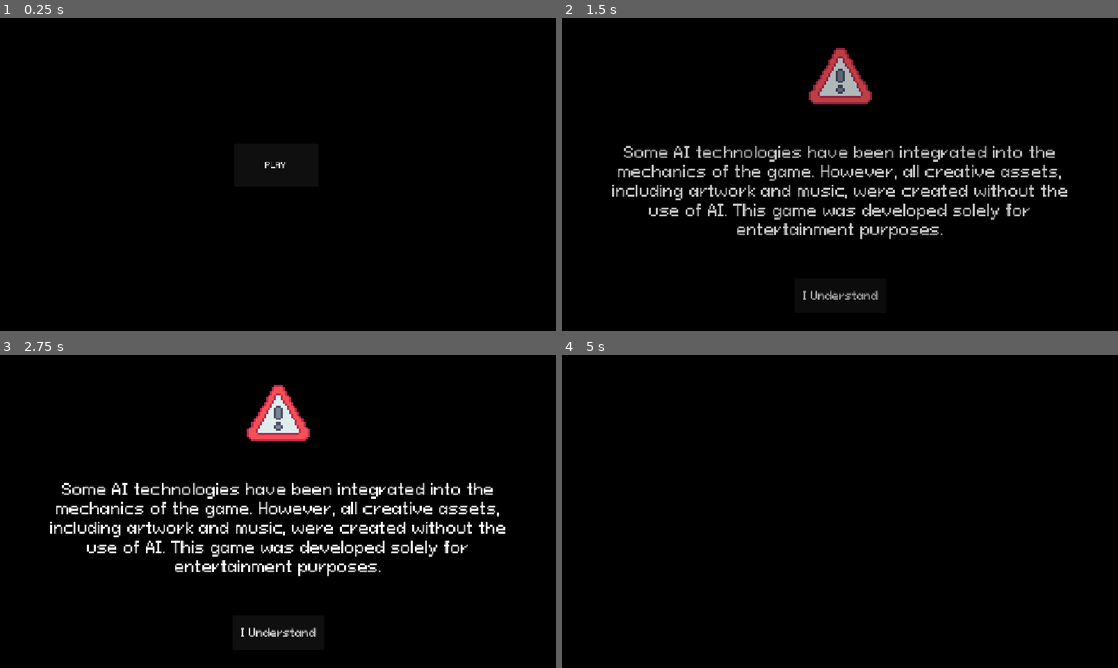
Above: before the commit, frames 1-4 (two rows, left to right).
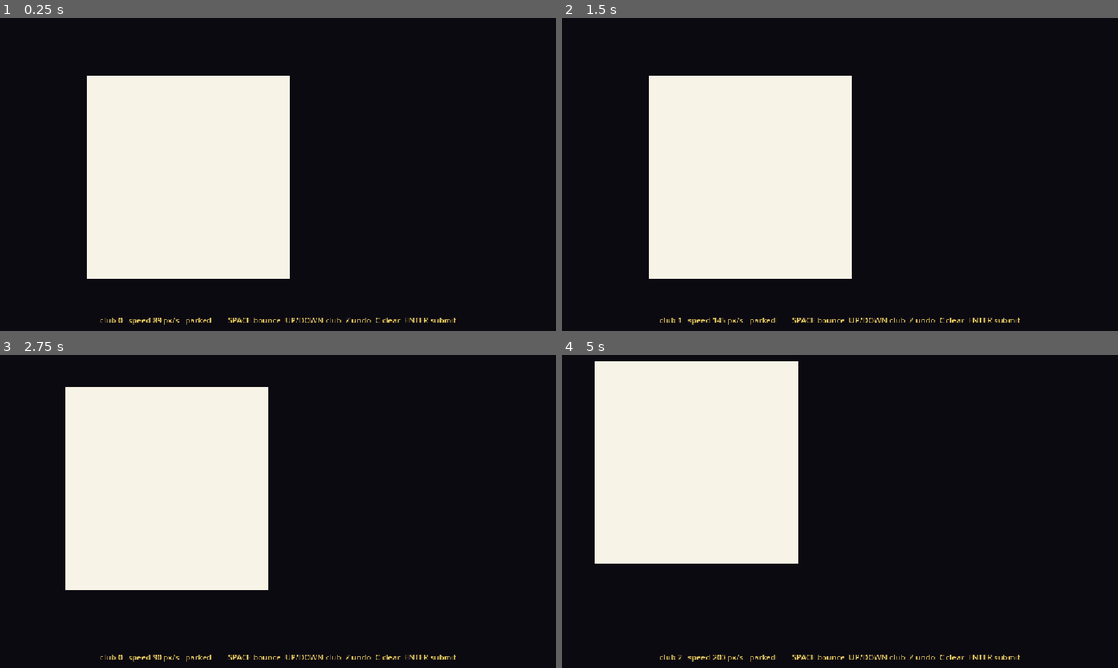
Above: after the commit, the same moments.

Repository: jyatch/bouncer-game
Game: Godot game, scene res://Scenes/paper_test.tscn
Same seed, same stepped clock (60 frames per second), same inputs: the game is played once before the commit and once after it. Before the commit the project starts from res://Scenes/Menu.tscn.
Inputs (mouse positions are in pixels of both pictures, inside the frame that each line leads up to):
- Up to frame 1 (0.25 s): no input
- Up to frame 2 (1.5 s): click (840, 165) at 0.5 s, where only the run before the commit has a clickable "PLAY"; tap Enter at 1.25 s; move the mouse to (962, 158) at 1.27 s; hold Up from 1.28 s (still down); tap Z at 1.35 s; click (962, 158) at 1.42 s
- Up to frame 3 (2.75 s): tap Space at 1.52, 1.82, 2.27, 2.57 s; tap C at 1.55, 2.1 s; move the mouse to (166, 527) at 2.02 s; release Up at 2.03 s; hold Down from 2.03 s (still down); click (166, 527) at 2.17 s; tap Enter at 2.3 s
- Up to frame 4 (5 s): move the mouse to (895, 442) at 2.77 s; release Down at 2.78 s; hold Up 2.78-3.5 s; tap Enter at 2.85 s; click (895, 442) at 2.92 s; tap Keypad Enter at 3.05, 4.35 s; click (840, 633) at 3.5 s, where only the run before the commit has a clickable "I Understand"; tap Space at 4.25, 4.52, 4.55, 4.82 s; move the mouse to (812, 574) at 4.27 s; hold Up from 4.28 s (still down); click (812, 574) at 4.42 s

The runs differ from the first frame. In frame 1, 24% of the frame differs, in the area x 15-82%, y 18-98%; in frame 2, 28%; in frame 3, 28%, in the area x 9-91%, y 9-98%; in frame 4, 24%.

Commit message:
Paper scene made for testing

Diff:
--- /dev/null
+++ b/Scenes/paper.tscn
@@ -0,0 +1,26 @@
+[gd_scene format=3]
+
+[ext_resource type="Script" uid="uid://ci3yjtaxocx5" path="res://Scripts/paper.gd" id="1_paper"]
+
+[node name="Paper" type="SubViewportContainer"]
+custom_minimum_size = Vector2(420, 420)
+offset_right = 420.0
+offset_bottom = 420.0
+mouse_filter = 2
+script = ExtResource("1_paper")
+
+[node name="SubViewport" type="SubViewport" parent="."]
+handle_input_locally = false
+size = Vector2i(420, 420)
+render_target_update_mode = 4
+
+[node name="BG" type="ColorRect" parent="SubViewport"]
+anchors_preset = 15
+anchor_right = 1.0
+anchor_bottom = 1.0
+grow_horizontal = 2
+grow_vertical = 2
+mouse_filter = 2
+color = Color(0.968627, 0.952941, 0.901961, 1)
+
+[node name="Sheet" type="Node2D" parent="SubViewport"]
--- /dev/null
+++ b/Scenes/paper_test.tscn
@@ -0,0 +1,45 @@
+[gd_scene format=3]
+
+[ext_resource type="Script" uid="uid://t5yvuplu0fsr" path="res://Scripts/paper_test.gd" id="1_test"]
+[ext_resource type="PackedScene" path="res://Scenes/paper.tscn" id="2_paper"]
+
+[node name="PaperTest" type="Control"]
+layout_mode = 3
+anchors_preset = 15
+anchor_right = 1.0
+anchor_bottom = 1.0
+grow_horizontal = 2
+grow_vertical = 2
+script = ExtResource("1_test")
+
+[node name="BG" type="ColorRect" parent="."]
+layout_mode = 1
+anchors_preset = 15
+anchor_right = 1.0
+anchor_bottom = 1.0
+grow_horizontal = 2
+grow_vertical = 2
+mouse_filter = 2
+color = Color(0.047, 0.039, 0.0666667, 1)
+
+[node name="Paper" parent="." instance=ExtResource("2_paper")]
+layout_mode = 1
+anchors_preset = 0
+offset_left = 180.0
+offset_top = 120.0
+offset_right = 600.0
+offset_bottom = 540.0
+
+[node name="Readout" type="Label" parent="."]
+layout_mode = 1
+anchors_preset = 12
+anchor_top = 1.0
+anchor_right = 1.0
+anchor_bottom = 1.0
+offset_top = -44.0
+grow_horizontal = 2
+grow_vertical = 0
+theme_override_colors/font_color = Color(0.909804, 0.796078, 0.376471, 1)
+theme_override_font_sizes/font_size = 16
+horizontal_alignment = 1
+vertical_alignment = 1
--- /dev/null
+++ b/Scripts/paper.gd
@@ -0,0 +1,211 @@
+extends SubViewportContainer
+
+## A sheet of paper you can draw on, that refuses to hold still.
+##
+## Drawing happens inside a SubViewport, which means:
+##   - stroke coordinates are always paper-local, no matter where the paper is
+##   - capture_png() gives you a clean image with no background bleed
+##
+## The paper moves while you draw. That is the entire joke: your pen stays
+## where the mouse is on screen, and the sheet slides out from under it.
+
+signal stroke_finished
+signal edge_hit(normal: Vector2)
+
+@export_group("Look")
+@export var paper_color: Color = Color(0.968, 0.952, 0.902)
+@export var ink_color: Color = Color(0.105, 0.09, 0.129)
+@export var ink_width: float = 5.0
+## Smooth lines read better to the AI. Turn off if you want a jagged pixel look.
+@export var antialias: bool = true
+
+@export_group("Bounce")
+@export var bouncing: bool = false
+## Speed at club 0, in pixels per second.
+@export var base_speed: float = 90.0
+## Added to the speed for every club after the first.
+@export var speed_per_club: float = 55.0
+## Keeps the paper off a perfect 45-degree path so it doesn't loop forever.
+@export var angle_jitter_degrees: float = 12.0
+
+var velocity: Vector2 = Vector2.ZERO
+var club_index: int = 0
+
+var _strokes: Array[PackedVector2Array] = []
+var _current: PackedVector2Array = PackedVector2Array()
+var _drawing: bool = false
+
+@onready var _viewport: SubViewport = $SubViewport
+@onready var _sheet: Node2D = $SubViewport/Sheet
+@onready var _bg: ColorRect = $SubViewport/BG
+
+const MIN_POINT_DISTANCE := 2.5
+
+
+func _ready() -> void:
+	# CanvasItem emits `draw` when it redraws, so we can do all the rendering
+	# from this script instead of giving the Sheet its own.
+	_sheet.draw.connect(_on_sheet_draw)
+	_bg.color = paper_color
+	set_club(0)
+
+
+# ---------------------------------------------------------------- drawing ---
+
+func _unhandled_input(event: InputEvent) -> void:
+	if event is InputEventMouseButton and event.button_index == MOUSE_BUTTON_LEFT:
+		if event.pressed:
+			var p := _to_paper(event.position)
+			# Only start a stroke if the click actually landed on the sheet.
+			if Rect2(Vector2.ZERO, size).has_point(p):
+				_drawing = true
+				_current = PackedVector2Array([p])
+				_sheet.queue_redraw()
+				get_viewport().set_input_as_handled()
+		elif _drawing:
+			_end_stroke()
+
+	elif event is InputEventMouseMotion and _drawing:
+		var p := _to_paper(event.position).clamp(Vector2.ZERO, size)
+		if _current.is_empty() or p.distance_to(_current[-1]) >= MIN_POINT_DISTANCE:
+			_current.append(p)
+			_sheet.queue_redraw()
+
+
+## Screen position -> paper-local position. Uses the paper's position *right
+## now*, which is what makes drawing on a moving sheet feel the way it does.
+func _to_paper(screen_pos: Vector2) -> Vector2:
+	return screen_pos - global_position
+
+
+func _end_stroke() -> void:
+	_drawing = false
+	if _current.size() > 0:
+		_strokes.append(_current)
+		stroke_finished.emit()
+	_current = PackedVector2Array()
+	_sheet.queue_redraw()
+
+
+func _on_sheet_draw() -> void:
+	for s in _strokes:
+		_draw_stroke(s)
+	_draw_stroke(_current)
+
+
+func _draw_stroke(s: PackedVector2Array) -> void:
+	if s.size() > 1:
+		_sheet.draw_polyline(s, ink_color, ink_width, antialias)
+	elif s.size() == 1:
+		# A single tap should still leave a dot.
+		_sheet.draw_circle(s[0], ink_width * 0.5, ink_color)
+
+
+# ------------------------------------------------------------------- edit ---
+
+func clear() -> void:
+	_strokes.clear()
+	_current = PackedVector2Array()
+	_drawing = false
+	_sheet.queue_redraw()
+
+
+func undo() -> void:
+	if _drawing:
+		_end_stroke()
+	if not _strokes.is_empty():
+		_strokes.remove_at(_strokes.size() - 1)
+		_sheet.queue_redraw()
+
+
+func is_blank() -> bool:
+	return _strokes.is_empty() and _current.is_empty()
+
+
+func stroke_count() -> int:
+	return _strokes.size()
+
+
+# ------------------------------------------------------------------ bounce ---
+
+func set_club(index: int) -> void:
+	club_index = maxi(index, 0)
+	var speed: float = base_speed + speed_per_club * float(club_index)
+	if velocity == Vector2.ZERO:
+		# First launch: pick a diagonal, nudged off 45 degrees.
+		var dir := Vector2(
+			1.0 if randf() < 0.5 else -1.0,
+			1.0 if randf() < 0.5 else -1.0
+		).normalized()
+		var jitter := deg_to_rad(randf_range(-angle_jitter_degrees, angle_jitter_degrees))
+		velocity = dir.rotated(jitter) * speed
+	else:
+		velocity = velocity.normalized() * speed
+
+
+func start_bouncing() -> void:
+	bouncing = true
+
+
+func stop_bouncing() -> void:
+	bouncing = false
+
+
+func _process(delta: float) -> void:
+	if not bouncing:
+		return
+
+	position += velocity * delta
+
+	var bounds: Vector2 = get_viewport_rect().size
+	var hit := Vector2.ZERO
+
+	if position.x <= 0.0:
+		position.x = 0.0
+		velocity.x = absf(velocity.x)
+		hit = Vector2.RIGHT
+	elif position.x + size.x >= bounds.x:
+		position.x = bounds.x - size.x
+		velocity.x = -absf(velocity.x)
+		hit = Vector2.LEFT
+
+	if position.y <= 0.0:
+		position.y = 0.0
+		velocity.y = absf(velocity.y)
+		hit = Vector2.DOWN
+	elif position.y + size.y >= bounds.y:
+		position.y = bounds.y - size.y
+		velocity.y = -absf(velocity.y)
+		hit = Vector2.UP
+
+	if hit != Vector2.ZERO:
+		edge_hit.emit(hit)
+
+
+# ---------------------------------------------------------------- capture ---
+
+## Returns PNG bytes of just the drawing, ready to base64 and send to the AI.
+## Must be awaited:  var png: PackedByteArray = await paper.capture_png()
+func capture_png(max_side: int = 512) -> PackedByteArray:
+	# Wait for the renderer to finish the current frame, or we may grab a
+	# texture that doesn't include the most recent stroke.
+	await RenderingServer.frame_post_draw
+
+	var img: Image = _viewport.get_texture().get_image()
+
+	var longest: int = maxi(img.get_width(), img.get_height())
+	if max_side > 0 and longest > max_side:
+		var scale: float = float(max_side) / float(longest)
+		img.resize(
+			int(img.get_width() * scale),
+			int(img.get_height() * scale),
+			Image.INTERPOLATE_BILINEAR
+		)
+
+	return img.save_png_to_buffer()
+
+
+## Convenience for the API call body.
+func capture_base64(max_side: int = 512) -> String:
+	var png: PackedByteArray = await capture_png(max_side)
+	return Marshalls.raw_to_base64(png)
--- /dev/null
+++ b/Scripts/paper_test.gd
@@ -0,0 +1,74 @@
+extends Control
+
+## Throwaway test scene for the paper. Set it as the main scene, run it,
+## and scribble. Delete once the real club scene exists.
+##
+##   SPACE      start / stop the bouncing
+##   UP / DOWN  change club (speed goes up per club)
+##   Z          undo last stroke
+##   C          clear the page
+##   ENTER      fake submit - proves capture_png() works
+
+@onready var paper := $Paper
+@onready var readout: Label = $Readout
+
+
+func _ready() -> void:
+	paper.edge_hit.connect(_on_edge_hit)
+	_update_readout()
+
+
+func _unhandled_key_input(event: InputEvent) -> void:
+	if not event.is_pressed() or event.is_echo():
+		return
+
+	match (event as InputEventKey).keycode:
+		KEY_SPACE:
+			if paper.bouncing:
+				paper.stop_bouncing()
+			else:
+				paper.start_bouncing()
+			_update_readout()
+		KEY_UP:
+			paper.set_club(paper.club_index + 1)
+			_update_readout()
+		KEY_DOWN:
+			paper.set_club(paper.club_index - 1)
+			_update_readout()
+		KEY_Z:
+			paper.undo()
+			_update_readout()
+		KEY_C:
+			paper.clear()
+			_update_readout()
+		KEY_ENTER, KEY_KP_ENTER:
+			_fake_submit()
+
+
+func _fake_submit() -> void:
+	if paper.is_blank():
+		readout.text = "you didn't draw anything"
+		return
+
+	var png: PackedByteArray = await paper.capture_png()
+	# This is exactly what you'll base64 and POST to the vision API later.
+	readout.text = "captured %d bytes (%d strokes)" % [png.size(), paper.stroke_count()]
+
+	# Uncomment to eyeball what the AI will actually see:
+	# var img := Image.new()
+	# img.load_png_from_buffer(png)
+	# img.save_png("user://last_submission.png")
+	# print("saved to ", ProjectSettings.globalize_path("user://last_submission.png"))
+
+
+func _on_edge_hit(_normal: Vector2) -> void:
+	# Hook your thud sound effect in here.
+	pass
+
+
+func _update_readout() -> void:
+	readout.text = "club %d   speed %d px/s   %s   |   SPACE bounce  UP/DOWN club  Z undo  C clear  ENTER submit" % [
+		paper.club_index,
+		int(paper.velocity.length()),
+		"moving" if paper.bouncing else "parked",
+	]
--- a/project.godot
+++ b/project.godot
@@ -11,7 +11,7 @@
 [application]
 
 config/name="Bouncer Game"
-run/main_scene="uid://b0e1fynjdl35t"
+run/main_scene="res://Scenes/paper_test.tscn"
 config/features=PackedStringArray("4.7", "Forward Plus")
 config/icon="res://Images/icon.svg"
 
Not shown, added: Scripts/paper.gd.uid
Not shown, added: Scripts/paper_test.gd.uid
